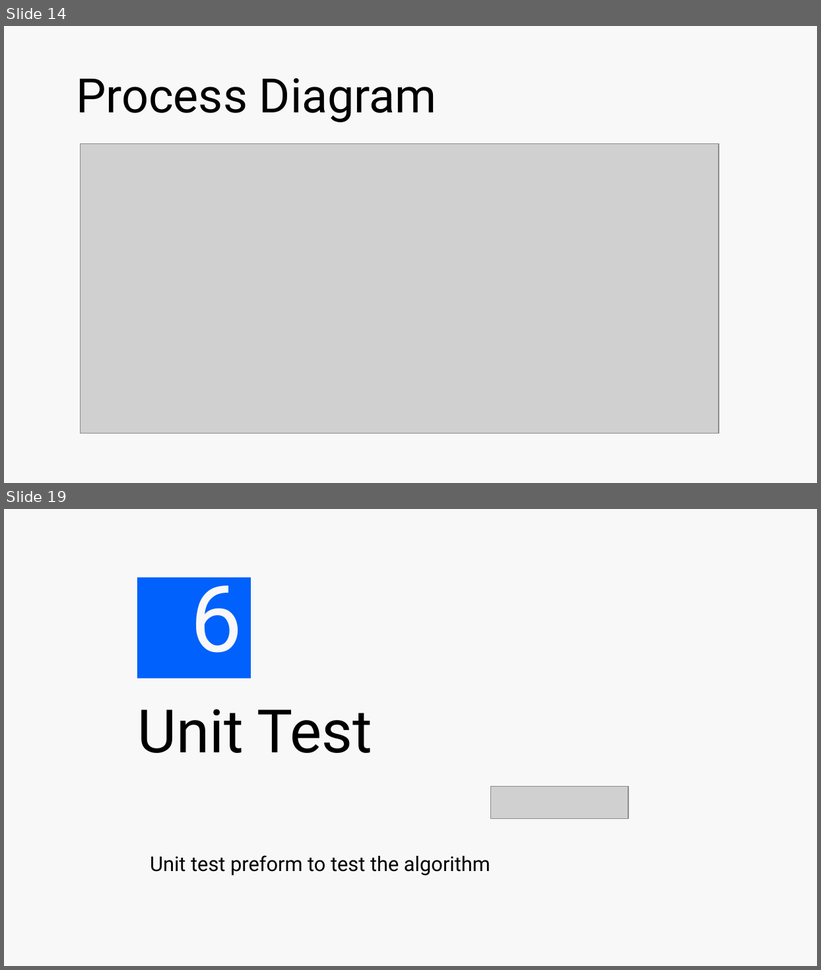
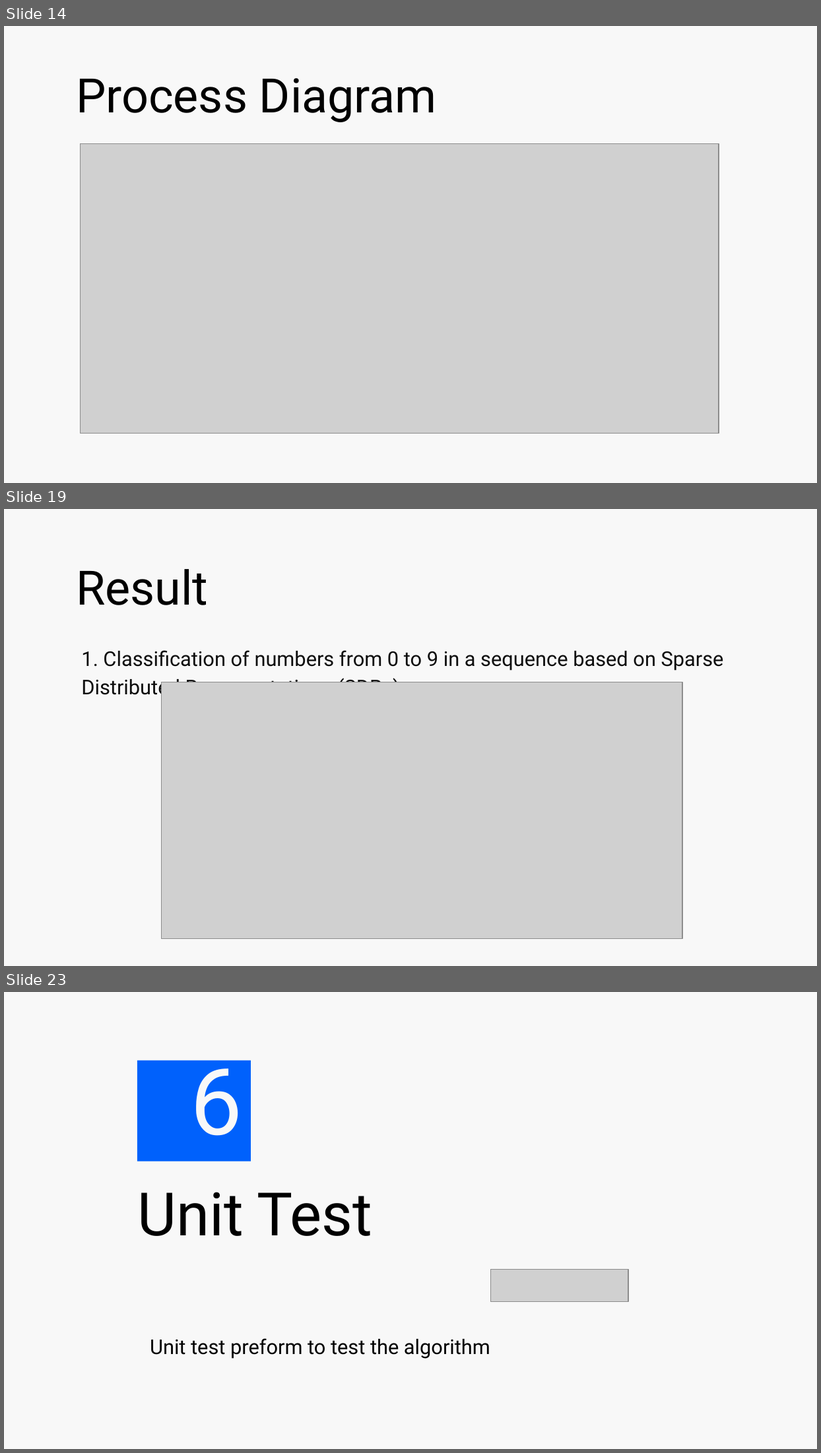
Before and after one commit to muhammadharis-97/K-Nearest-Neighbors-KNN-on-a-sparse-distribution-representation, a slide deck: Myproject/Documentation/Investigate and Implement KNN Classifier_Global Variable-Project_presentation.pptx. Shown one above the other, each under a label of ours: slides 14 and 19 before the commit, slides 14, 19 and 23 after it; the slides between them are not shown. The pictures are 821x970 and 821x1453 pixels, drawn with LibreOffice and Linux fonts; fonts in the diff are those of the drawing; grey boxes stand for pictures; background and template pictures are left out. Boxes give left, top, right and bottom in pixels: in the first picture for what was removed or moved away, otherwise in the second. Text is boxed around its words. In the diff, an @@ line names an element or a change of style, - is before the commit and + after.

```diff
--- a/Myproject/Documentation/Investigate and Implement KNN Classifier_Global Variable-Project_presentation.pptx
+++ b/Myproject/Documentation/Investigate and Implement KNN Classifier_Global Variable-Project_presentation.pptx
@@ slide 19 added at box(4, 509, 817, 966), background #F8F8F8 @@
@@ title added at box(76, 569, 208, 605), 42 pt, text #000000 @@
+Result
@@ subtitle added at box(81, 650, 724, 700), 18 pt, text #0D0D0D @@
+1. Classification of numbers from 0 to 9 in a sequence based on Sparse Distributed Representations (SDRs)
@@ picture added at box(161, 682, 682, 939) @@
@@ what was slide 19 is now slide 23 @@
```
Also in this commit, not shown: 7 slides changed, 5 other slides added, 1 slide removed, 2 other files.
